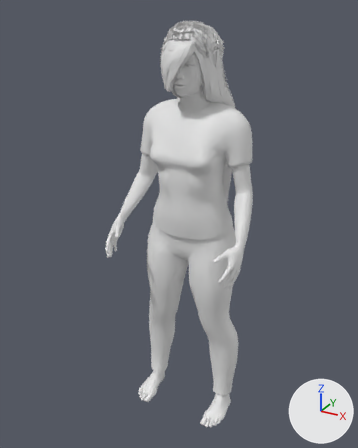
One commit to the glTF model assets/models/female_asi_young.glb: the scene before it, then after it.
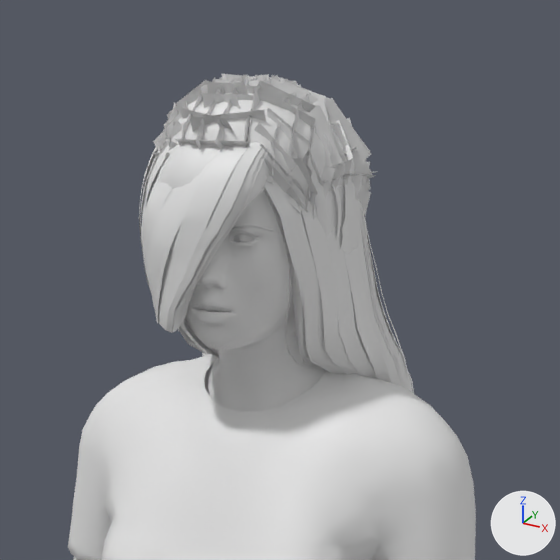
There are two pictures of each version: one whole from a 50 mm lens placed at (0.787, -1.564, 1.566), pointed at (-0.034, -0.071, 0.819), one close up on the part from 34% to 77% of the width and 0% to 34% of the height. The axes (+X, +Y, +Z) are drawn at lower right. The lights are the same throughout. The older version's two pictures come first.

Names of what the first close-up shows: 'body', 'clothes', 'hair_afro01', 'hair_bob01', 'hair_long01', 'hair_short03' and 3 more.
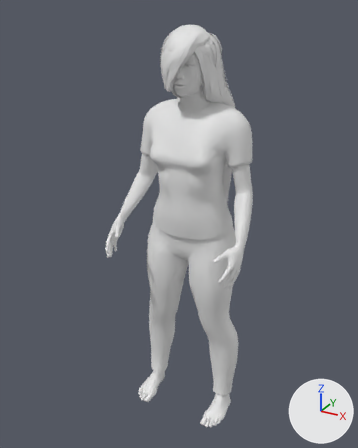
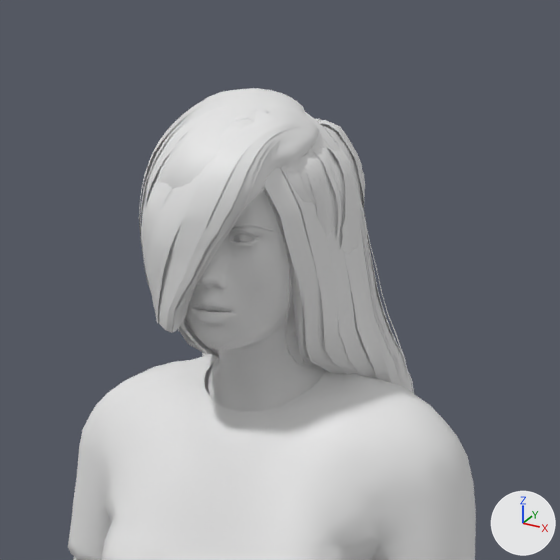
Diff of the bpy script that builds the scene:
```diff
--- a/assets/models/female_asi_young.glb.py
+++ b/assets/models/female_asi_young.glb.py
@@ ob_hair_afro01 @@
-ob_hair_afro01 = bpy.data.objects.new('hair_afro01', me_hair_afro01)
-ob_hair_afro01.location = (0.0, 0.0, 0.0)
```

Location of each change, [x1, y1, x2, y2] in pixels of the close-ups (560 x 560 px):
'hair_afro01', deleted: before [153, 74, 376, 220]
